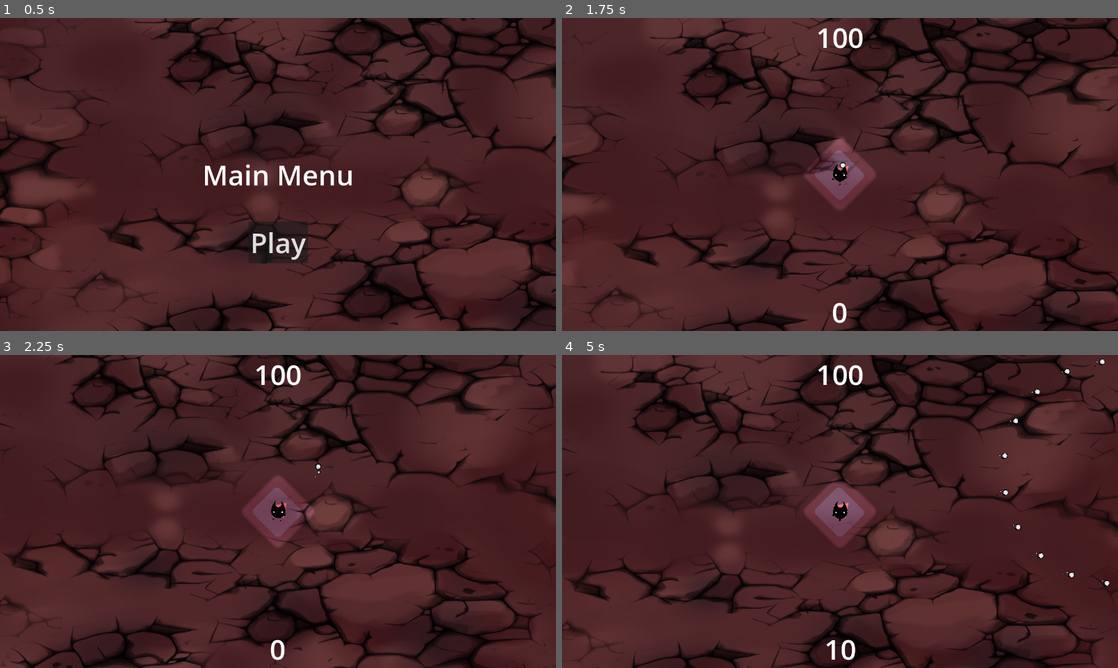
Above: before the commit, frames 1-4 (two rows, left to right).
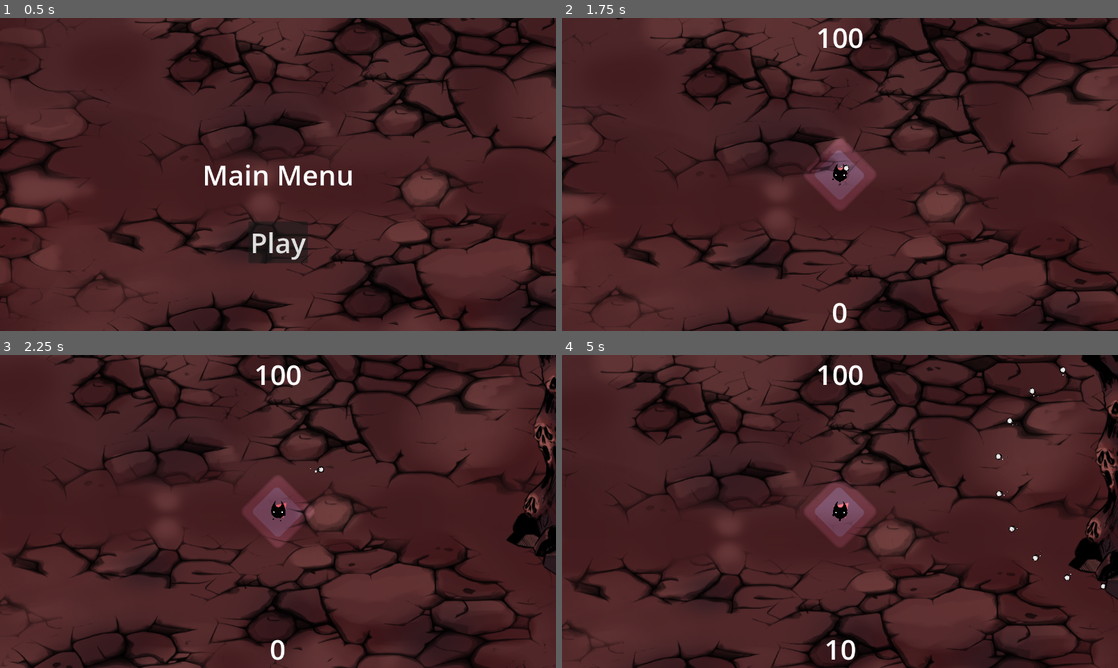
Above: after the commit, the same moments.

Repository: Evanev7/stellub
Game: Godot game, scene res://scenes/levels/main.tscn
Two runs of this game, one before a commit and one after it. Both use one fixed random seed, a clock stepped at 60 frames per second and the inputs below. Before the commit the project starts from res://scenes/main.tscn. The engine's default icon, where the game draws it, is replaced by a stand-in: a white triangle on a blue panel in a dark square.
Inputs (mouse positions are in pixels of both pictures, inside the frame that each line leads up to):
- Up to frame 1 (0.5 s): no input
- Up to frame 2 (1.75 s): click "Play" at 0.5 s; tap Enter at 1.25 s; move the mouse to (962, 158) at 1.27 s; hold D (move_right) from 1.28 s (still down); click (962, 158) at 1.35 s
- Up to frame 3 (2.25 s): move the mouse to (166, 527) at 2.02 s; release D (move_right) at 2.03 s; hold S (move_down) from 2.03 s (still down); tap Shift (walk) at 2.1 s
- Up to frame 4 (5 s): move the mouse to (895, 442) at 2.77 s; release S (move_down) at 2.78 s; hold D (move_right) 2.78-3.5 s; hold R 2.78-3.5 s; click "Shot spread decrease" at 3.5 s; tap Space at 4.25 s; move the mouse to (812, 574) at 4.27 s; hold W (move_up) from 4.28 s (still down); click (812, 574) at 4.35 s

Frame 1 is identical in both runs. In frame 2, less than 0.1% of the frame differs, in the area x 9-52%, y 0-50%; in frame 3, 1.9%; in frame 4, 2.5%, in the area x 78-100%, y 0-79%.

Commit message:
Fixed piercing, added some obstacles and folders

Diff:
--- a/project.godot
+++ b/project.godot
@@ -11,7 +11,7 @@
 [application]
 
 config/name="Stellub"
-run/main_scene="res://scenes/main.tscn"
+run/main_scene="res://scenes/levels/main.tscn"
 config/features=PackedStringArray("4.1", "Forward Plus")
 config/icon="res://art/icon.svg"
 
--- a/scenes/main.tscn
+++ b/scenes/levels/main.tscn
@@ -1,19 +1,22 @@
-[gd_scene load_steps=15 format=3 uid="uid://dfe6bc7mdpexj"]
+[gd_scene load_steps=18 format=3 uid="uid://dfe6bc7mdpexj"]
 
 [ext_resource type="Script" path="res://scripts/main.gd" id="1_jwdk3"]
-[ext_resource type="PackedScene" uid="uid://dpjckt12ipcw2" path="res://scenes/enemy.tscn" id="2_abhdw"]
-[ext_resource type="PackedScene" uid="uid://yaht8i4bkv2u" path="res://scenes/HUD.tscn" id="3_8qfpp"]
-[ext_resource type="PackedScene" uid="uid://dldkm6m8ux87t" path="res://scenes/bullet.tscn" id="3_8vuuc"]
-[ext_resource type="PackedScene" uid="uid://cjuw1uddg4foi" path="res://scenes/pickup.tscn" id="4_3g6v5"]
+[ext_resource type="PackedScene" uid="uid://dpjckt12ipcw2" path="res://scenes/characters/enemy.tscn" id="2_abhdw"]
+[ext_resource type="PackedScene" uid="uid://yaht8i4bkv2u" path="res://scenes/UI/HUD.tscn" id="3_8qfpp"]
+[ext_resource type="PackedScene" uid="uid://dldkm6m8ux87t" path="res://scenes/objects/bullet.tscn" id="3_8vuuc"]
+[ext_resource type="PackedScene" uid="uid://cjuw1uddg4foi" path="res://scenes/objects/pickup.tscn" id="4_3g6v5"]
 [ext_resource type="Resource" uid="uid://dh8xipsw2bu5w" path="res://resources/enemy/demon_skull.tres" id="4_ikhts"]
-[ext_resource type="PackedScene" uid="uid://1dmnavilcwx5" path="res://scenes/upgradeHUD.tscn" id="4_ls5jb"]
+[ext_resource type="PackedScene" uid="uid://1dmnavilcwx5" path="res://scenes/UI/upgradeHUD.tscn" id="4_ls5jb"]
 [ext_resource type="Resource" uid="uid://doalqpgaptgxa" path="res://resources/enemy/demon_dog.tres" id="5_3s043"]
-[ext_resource type="PackedScene" uid="uid://cnepphpba8e8u" path="res://scenes/player.tscn" id="5_a3mdk"]
+[ext_resource type="PackedScene" uid="uid://cnepphpba8e8u" path="res://scenes/characters/player.tscn" id="5_a3mdk"]
 [ext_resource type="Resource" uid="uid://bqyg0clrpkdim" path="res://resources/enemy/demon_skeleton.tres" id="6_8vwn2"]
 [ext_resource type="Resource" uid="uid://djjvchiit0f0n" path="res://resources/enemy/angel_worshipper.tres" id="7_c5yt3"]
 [ext_resource type="Resource" uid="uid://bnoj3uq3e6s17" path="res://resources/enemy/angel_warrior.tres" id="8_vk0tv"]
 [ext_resource type="Resource" uid="uid://daslelns8qmfv" path="res://resources/enemy/angel_crusader.tres" id="9_d18g6"]
 [ext_resource type="Texture2D" uid="uid://dvrx1ijrwk8a2" path="res://art/backgrounds/hell_level_1.png" id="11_ytepx"]
+[ext_resource type="PackedScene" uid="uid://cu0upewcndo61" path="res://scenes/objects/mountain_small.tscn" id="15_c0t5p"]
+[ext_resource type="PackedScene" uid="uid://7pekoii3l4xw" path="res://scenes/objects/pillar.tscn" id="16_msr33"]
+[ext_resource type="PackedScene" uid="uid://j8g4suxt2pa2" path="res://scenes/objects/mountain_large.tscn" id="17_7v7se"]
 
 [node name="Main" type="Node"]
 script = ExtResource("1_jwdk3")
@@ -49,6 +52,17 @@
 [node name="Marker2D" type="Marker2D" parent="."]
 position = Vector2(576, 324)
 
+[node name="mountain_small" parent="." instance=ExtResource("15_c0t5p")]
+z_index = 2
+position = Vector2(373, -282)
+
+[node name="pillar" parent="." instance=ExtResource("16_msr33")]
+z_index = 2
+position = Vector2(1529, 208)
+
+[node name="mountain_large" parent="." instance=ExtResource("17_7v7se")]
+position = Vector2(-323, 580)
+
 [connection signal="fire_bullet" from="Player" to="." method="_on_fire_bullet"]
 [connection signal="level_up" from="Player" to="." method="_on_player_level_up"]
 [connection signal="player_death" from="Player" to="." method="_on_player_player_death"]
--- a/scenes/bullet.tscn
+++ b/scenes/objects/bullet.tscn
@@ -24,4 +24,5 @@
 one_shot = true
 
 [connection signal="area_entered" from="." to="." method="_on_area_entered"]
+[connection signal="body_entered" from="." to="." method="_on_body_entered"]
 [connection signal="timeout" from="SelfDestruct" to="." method="_on_self_destruct_timeout"]
--- /dev/null
+++ b/scenes/objects/mountain_large.tscn
@@ -0,0 +1,23 @@
+[gd_scene load_steps=4 format=3 uid="uid://j8g4suxt2pa2"]
+
+[ext_resource type="Texture2D" uid="uid://cjvdy45l44e6u" path="res://art/objects/mountain_large.png" id="1_2w6ix"]
+
+[sub_resource type="RectangleShape2D" id="RectangleShape2D_cinqj"]
+size = Vector2(464.5, 171)
+
+[sub_resource type="RectangleShape2D" id="RectangleShape2D_sg1qc"]
+size = Vector2(368, 87.5)
+
+[node name="mountain_large" type="StaticBody2D"]
+z_index = 2
+
+[node name="Sprite2D" type="Sprite2D" parent="."]
+texture = ExtResource("1_2w6ix")
+
+[node name="CollisionShape2D" type="CollisionShape2D" parent="."]
+position = Vector2(-4.25, 192)
+shape = SubResource("RectangleShape2D_cinqj")
+
+[node name="CollisionShape2D2" type="CollisionShape2D" parent="."]
+position = Vector2(0, 64)
+shape = SubResource("RectangleShape2D_sg1qc")
--- /dev/null
+++ b/scenes/objects/mountain_small.tscn
@@ -0,0 +1,25 @@
+[gd_scene load_steps=4 format=3 uid="uid://cu0upewcndo61"]
+
+[ext_resource type="Texture2D" uid="uid://cl8wobw8moqvi" path="res://art/objects/mountain_small.png" id="1_tsp51"]
+
+[sub_resource type="RectangleShape2D" id="RectangleShape2D_i07xp"]
+size = Vector2(19.2, 8.25)
+
+[sub_resource type="RectangleShape2D" id="RectangleShape2D_37hk4"]
+size = Vector2(243, 75)
+
+[node name="mountain_small" type="StaticBody2D"]
+collision_layer = 7
+collision_mask = 7
+
+[node name="Sprite2D" type="Sprite2D" parent="."]
+texture = ExtResource("1_tsp51")
+
+[node name="CollisionShape2D" type="CollisionShape2D" parent="."]
+position = Vector2(13, 147.5)
+scale = Vector2(20, 20)
+shape = SubResource("RectangleShape2D_i07xp")
+
+[node name="CollisionShape2D2" type="CollisionShape2D" parent="."]
+position = Vector2(9.5, 27.5)
+shape = SubResource("RectangleShape2D_37hk4")
--- /dev/null
+++ b/scenes/objects/pillar.tscn
@@ -0,0 +1,16 @@
+[gd_scene load_steps=3 format=3 uid="uid://7pekoii3l4xw"]
+
+[ext_resource type="Texture2D" uid="uid://8sqypof0cjjv" path="res://art/objects/pillar.png" id="1_a203t"]
+
+[sub_resource type="CircleShape2D" id="CircleShape2D_0uy3t"]
+radius = 140.801
+
+[node name="pillar" type="StaticBody2D"]
+
+[node name="Sprite2D" type="Sprite2D" parent="."]
+position = Vector2(-12, 0)
+texture = ExtResource("1_a203t")
+
+[node name="CollisionShape2D" type="CollisionShape2D" parent="."]
+position = Vector2(14, 190)
+shape = SubResource("CircleShape2D_0uy3t")
--- a/scripts/bullet.gd
+++ b/scripts/bullet.gd
@@ -9,7 +9,7 @@
 
 var piercing
 var piercing_cooldown
-var default_piercing_cooldown = 10000
+var default_piercing_cooldown = 60
 var direction: Vector2 = Vector2(0,0)
 var origin_ref: WeakRef
 var relative_position
@@ -43,17 +43,17 @@
 func _physics_process(delta):
 	var _direction = direction * data.shot_speed
 	var origin = origin_ref.get_ref()
-	while piercing_cooldown > 0:
+	if piercing_cooldown > 0:
 		piercing_cooldown -= 1
 	if origin:
 		origin_position = origin.position
 		origin_velocity = origin.velocity
-		if data.angular_velocity != 0:
-			_direction += (position - origin_position).rotated(PI/2)*data.angular_velocity
-		if data.shot_speed == 0:
-			_direction += origin_velocity
+	if data.angular_velocity != 0:
+		_direction += (position - origin_position).rotated(PI/2)*data.angular_velocity
 		if _traveled_distance < 200:
 			rotation = (position - origin_position).angle()
+	if data.shot_speed == 0:
+		_direction += origin_velocity
 	position += _direction * delta
 	_traveled_distance += data.shot_speed*delta
 
@@ -76,4 +76,10 @@
 			queue_free()
 		else:
 			piercing -= 1
+			if piercing == 0:
+				queue_free()
 			piercing_cooldown = default_piercing_cooldown
+
+
+func _on_body_entered(body):
+	print("mountain")
--- a/scripts/main.gd
+++ b/scripts/main.gd
@@ -110,6 +110,7 @@
 	$SpawnTimer.stop()
 	get_tree().call_group("enemy", "queue_free")
 	get_tree().call_group("bullet", "queue_free")
+	get_tree().call_group("pickup", "queue_free")
 	$HUD.game_over()
 
 func _on_hud_start_game():
--- a/scripts/pickup.gd
+++ b/scripts/pickup.gd
@@ -18,6 +18,7 @@
 	#Randomly distribute launch_angle according to proper distribution
 	$AnimatedSprite2D.play()
 	launch_angle = (randi_range(0,1)*2-1)*acos(1-randf()*(1-cos(launch_angle)))
+	add_to_group("pickup")
 
 
 # Called every frame. 'delta' is the elapsed time since the previous frame.
Binary file added: art/objects/mountain_large.png
Not shown, added: art/objects/mountain_large.png.import
Binary file added: art/objects/mountain_small.png
Not shown, added: art/objects/mountain_small.png.import
Binary file added: art/objects/pillar.png
Not shown, added: art/objects/pillar.png.import
Renamed: scenes/HUD.tscn -> scenes/UI/HUD.tscn
Renamed: scenes/upgradeHUD.tscn -> scenes/UI/upgradeHUD.tscn
Renamed: scenes/enemy.tscn -> scenes/characters/enemy.tscn
Renamed: scenes/player.tscn -> scenes/characters/player.tscn
Renamed: scenes/pickup.tscn -> scenes/objects/pickup.tscn
